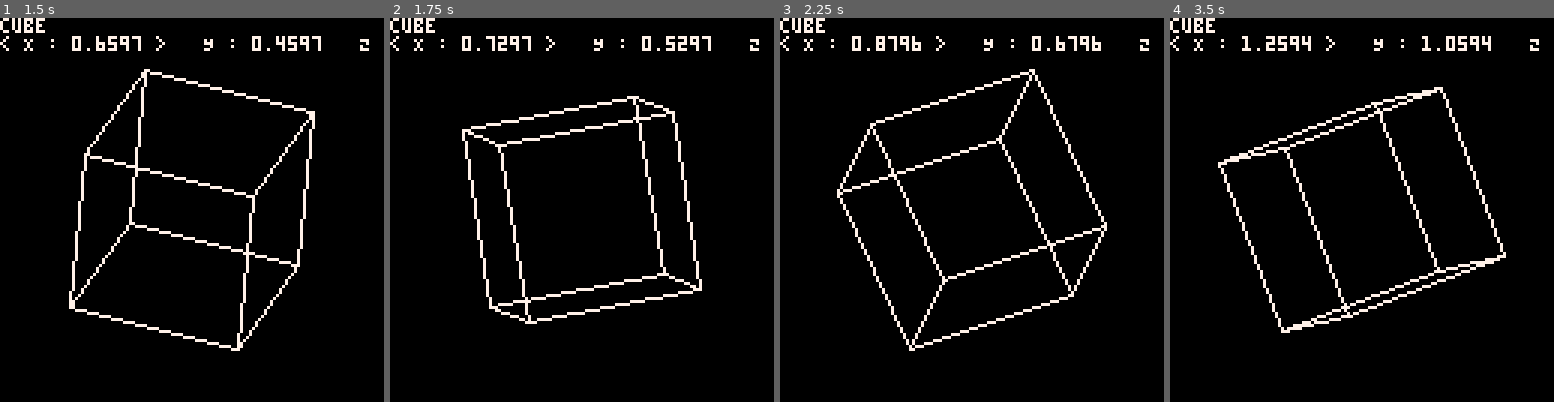
Above: before the commit, frames 1-4 (left to right).
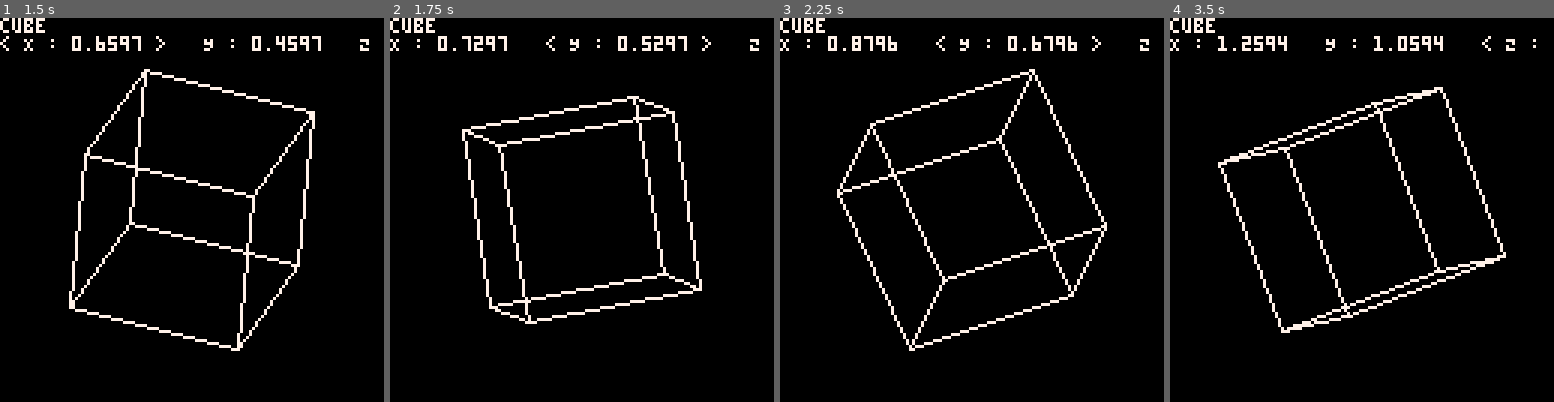
Above: after the commit, the same moments.

Repository: kakardo/Pico-8
Game: PICO-8 cartridge game carts/02 platonic solids viewer/platonic_solids_viewer.p8
The game is run twice, just before and just after one commit, with the same random seed, the same clock (stepped at 60 frames per second) and the same inputs.
Inputs:
- Up to frame 1 (1.5 s): no input
- Up to frame 2 (1.75 s): hold Right from 1.6 s (still down)
- Up to frame 3 (2.25 s): release Right at 2.1 s
- Up to frame 4 (3.5 s): hold Right 2.47-3.03 s; hold Left from 3.08 s (still down)

Frame 1 is identical in both runs. In frame 2, 0.9% of the frame differs, in the area x 0-84%, y 4-9%; in frame 3, 0.9%; in frame 4, 1.2%, in the area x 0-97%, y 4-9%.

Commit message:
Angles can be selected horizontally.

Diff:
--- a/game carts/02 platonic solids viewer/main.lua
+++ b/game carts/02 platonic solids viewer/main.lua
@@ -86,6 +86,21 @@
 end
 
 function _update()
+	if btnp(0) then
+		if selected == 0 then
+			selected = 2
+		else
+			selected -= 1
+		end
+	end
+	if btnp(1) then
+		if selected == 2 then
+			selected = 0
+		else
+			selected += 1
+		end
+	end
+
 	angle_x += 0.01
 	angle_y += 0.01
 	angle_z += 0.01
@@ -115,6 +130,10 @@
 
 	if selected == 0 then
 		text_x = "< "..text_x.." >"
+	elseif selected == 1 then
+		text_y = "< "..text_y.." >"
+	else
+		text_z = "< "..text_z.." >"
 	end
 
 	print(text_x.."   "..text_y.."   "..text_z)
